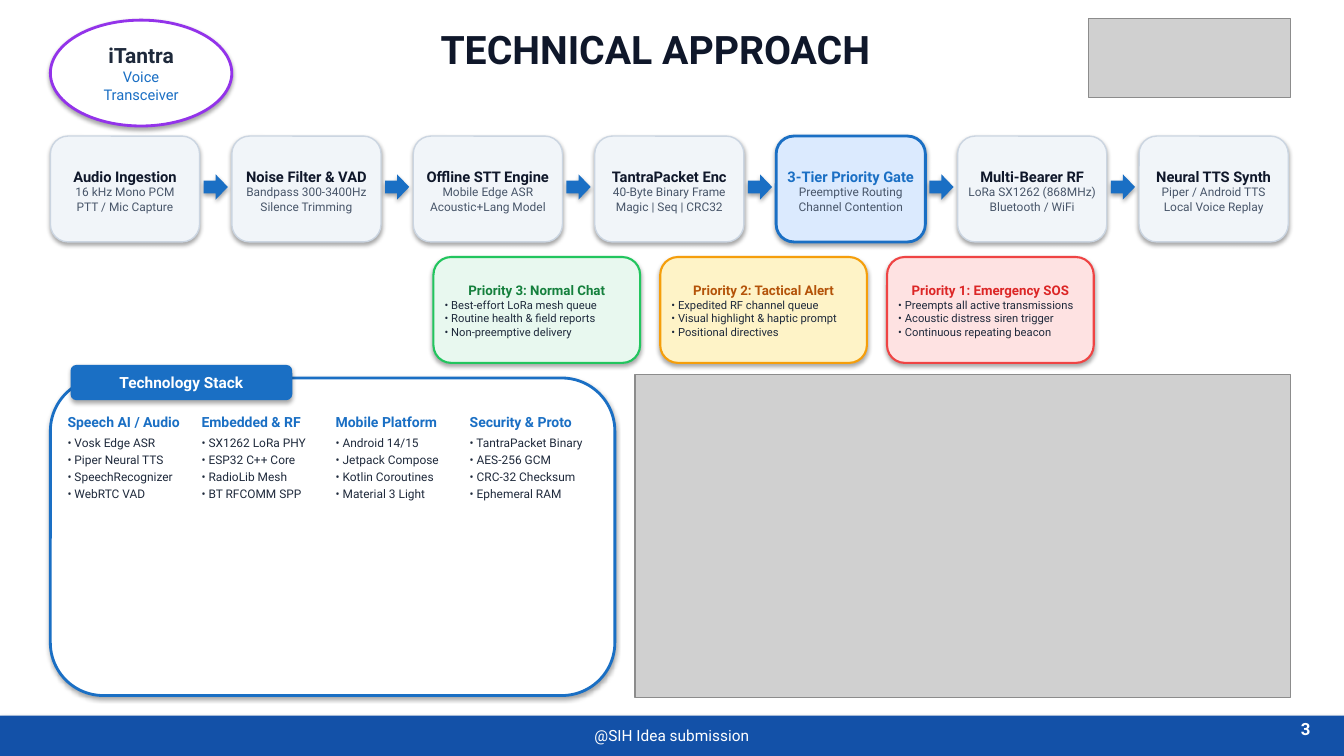
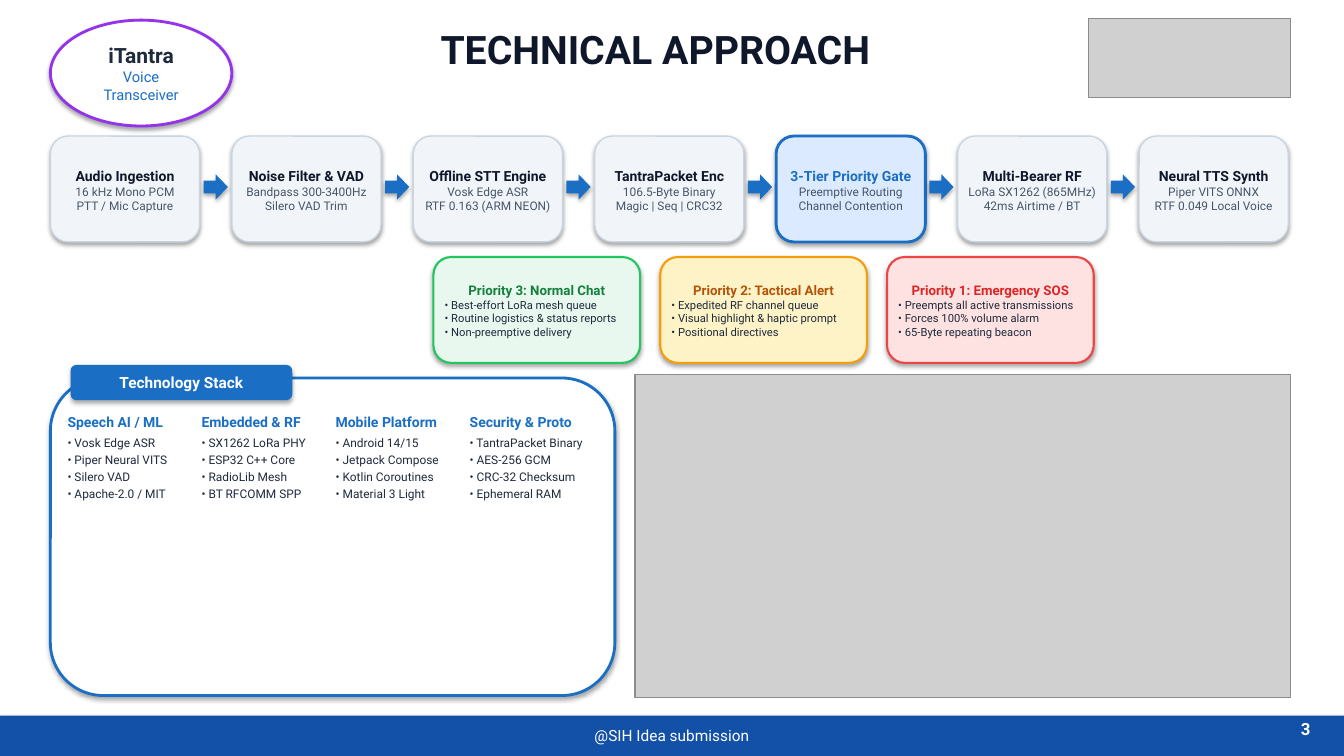
Before and after one commit to Naman225/iTantra, a slide deck: slide 2 of docs/iTantra_SIH_Presentation.pptx. Drawn at 1344x756 pixels with LibreOffice and Linux fonts; fonts in the diff are those of the drawing; grey boxes stand for pictures. Boxes give left, top, right and bottom in pixels: in the first picture for what was removed or moved away, otherwise in the second. Text is boxed around its words. In the diff, an @@ line names an element or a change of style, - is before the commit and + after.

```diff
--- a/docs/iTantra_SIH_Presentation.pptx
+++ b/docs/iTantra_SIH_Presentation.pptx
@@ text in rounded rectangle at (76,170,175,184): size 10.5 to 10 pt in "Audio Ingestion" @@
@@ text in rounded rectangle at (249,170,364,181): size 10.5 to 10 pt in "Noise Filter & VAD" @@
@@ text in rounded rectangle at (429,170,547,184): size 10.5 to 10 pt in "Offline STT Engine" @@
@@ text in rounded rectangle at (615,170,724,181): size 10.5 to 10 pt in "TantraPacket Enc" @@
@@ text in rounded rectangle at (790,170,911,184): size 10.5 to 10 pt in "3-Tier Priority Gate" @@
@@ text in rounded rectangle at (983,170,1082,181): size 10.5 to 10 pt in "Multi-Bearer RF" @@
@@ text in rounded rectangle at (1159,170,1269,184): size 10.5 to 10 pt in "Neural TTS Synth" @@
@@ text in rounded rectangle at (246,187,367,210): text changed @@
-Bandpass 300-3400Hz
-Silence Trimming
+Bandpass 300-3400Hz
+Silero VAD Trim
@@ text in rounded rectangle at (425,187,550,213): text changed @@
-Mobile Edge ASR
-Acoustic+Lang Model
+Vosk Edge ASR
+RTF 0.163 (ARM NEON)
@@ text in rounded rectangle at (616,187,722,213): text changed @@
-40-Byte Binary Frame
-Magic | Seq | CRC32
+106.5-Byte Binary
+Magic | Seq | CRC32
@@ text in rounded rectangle at (968,187,1096,210): text changed @@
-LoRa SX1262 (868MHz)
-Bluetooth / WiFi
+LoRa SX1262 (865MHz)
+42ms Airtime / BT
@@ text in rounded rectangle at (1155,187,1273,210): text changed @@
-Piper / Android TTS
-Local Voice Replay
+Piper VITS ONNX
+RTF 0.049 Local Voice
@@ text in rounded rectangle at (451,300,617,339): text changed @@
-• Best-effort LoRa mesh queue
-• Routine health & field reports
-• Non-preemptive delivery
+• Best-effort LoRa mesh queue
+• Routine logistics & status reports
+• Non-preemptive delivery
@@ text in rounded rectangle at (905,300,1074,339): text changed @@
-• Preempts all active transmissions
-• Acoustic distress siren trigger
-• Continuous repeating beacon
+• Preempts all active transmissions
+• Forces 100% volume alarm
+• 65-Byte repeating beacon
@@ text at (68,416,163,430): text changed @@
-Speech AI / Audio
+Speech AI / ML
@@ text at (74,455,167,501): text changed @@
-• Piper Neural TTS
-• SpeechRecognizer
-• WebRTC VAD
+• Piper Neural VITS
+• Silero VAD
+• Apache-2.0 / MIT
```
Also in this commit, not shown: 4 other slides changed, 5 other files.
